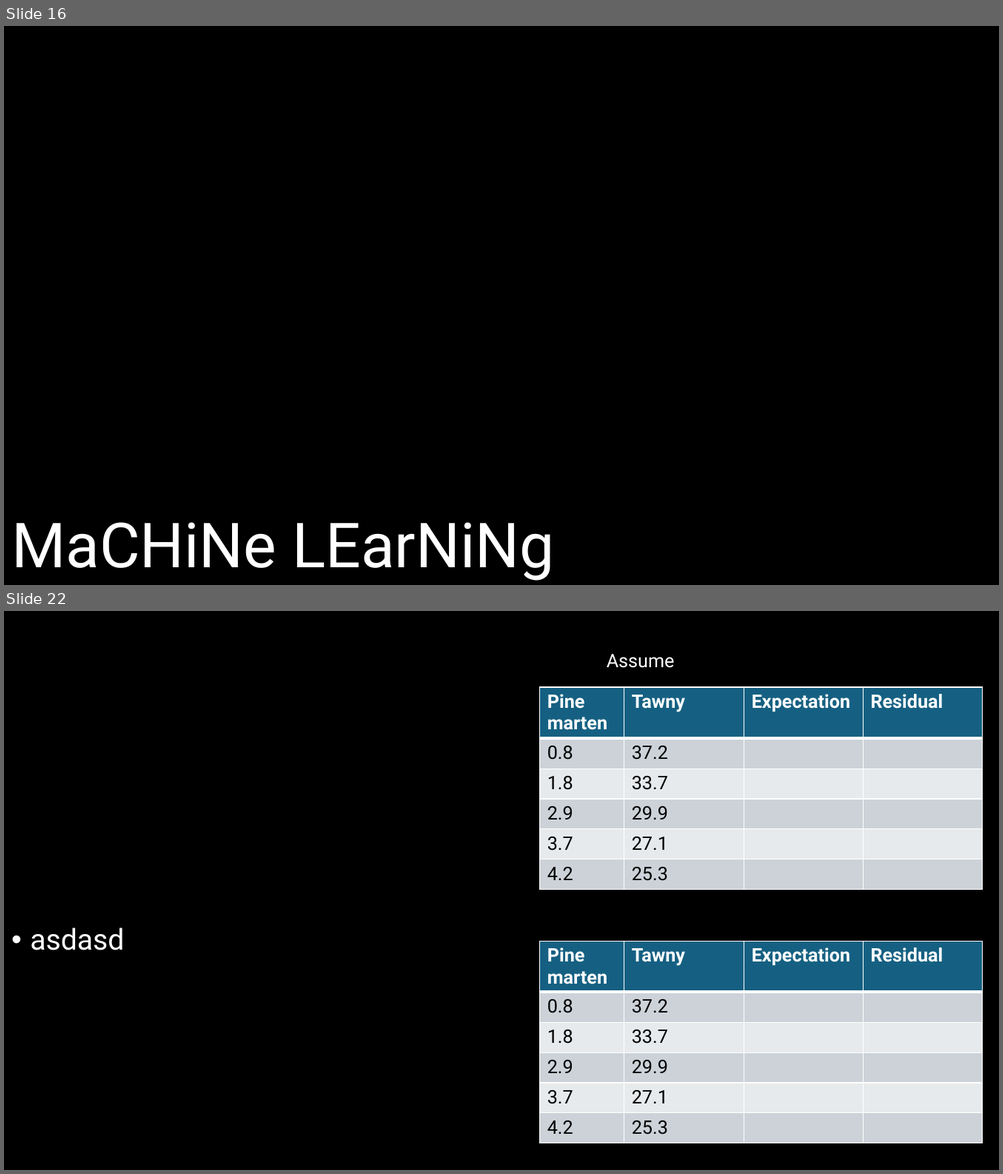
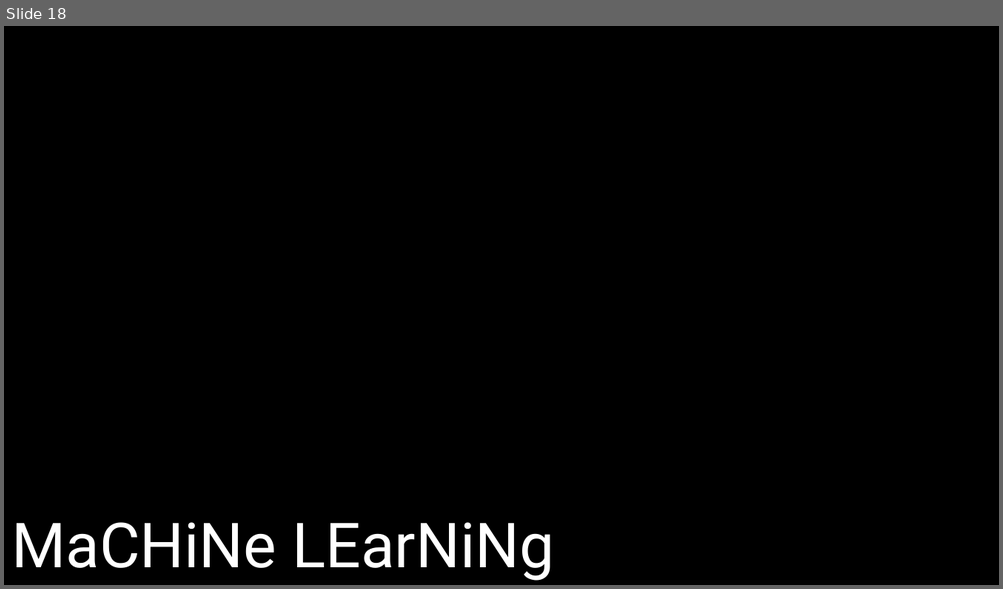
Before and after one commit to DeonRoos/stats-for-biologists, a slide deck: Lecture 5 - Cont LM/Slides/Linear models_w_Continuous.pptx. Shown one above the other, each under a label of ours: slides 16 and 22 before the commit, slide 18 after it; the slides between them are not shown. The pictures are 1003x1174 and 1003x589 pixels, drawn with LibreOffice and Linux fonts; fonts in the diff are those of the drawing. Boxes give left, top, right and bottom in pixels: in the first picture for what was removed or moved away, otherwise in the second. Text is boxed around its words. In the diff, an @@ line names an element or a change of style, - is before the commit and + after.

```diff
--- a/Lecture 5 - Cont LM/Slides/Linear models_w_Continuous.pptx
+++ b/Lecture 5 - Cont LM/Slides/Linear models_w_Continuous.pptx
@@ slide 22 removed at (4, 611, 999, 1170), background #000000 @@
@@ text removed at (606, 654, 674, 668) @@
-Assume
@@ table removed at (540, 687, 983, 891), 6 rows, 4 columns @@
-Pine marten | Tawny | Expectation | Residual
-0.8 | 37.2 |  | 
-1.8 | 33.7 |  | 
-2.9 | 29.9 |  | 
-3.7 | 27.1 |  | 
-4.2 | 25.3 |  | 
@@ text removed at (30, 928, 124, 951) @@
-• asdasd
@@ table removed at (540, 942, 983, 1145), 6 rows, 4 columns @@
-Pine marten | Tawny | Expectation | Residual
-0.8 | 37.2 |  | 
-1.8 | 33.7 |  | 
-2.9 | 29.9 |  | 
-3.7 | 27.1 |  | 
-4.2 | 25.3 |  | 
@@ what was slide 16 is now slide 18 @@
```
Also in this commit, not shown: 9 slides changed, 9 slides added, 4 other slides removed, 8 other files.
